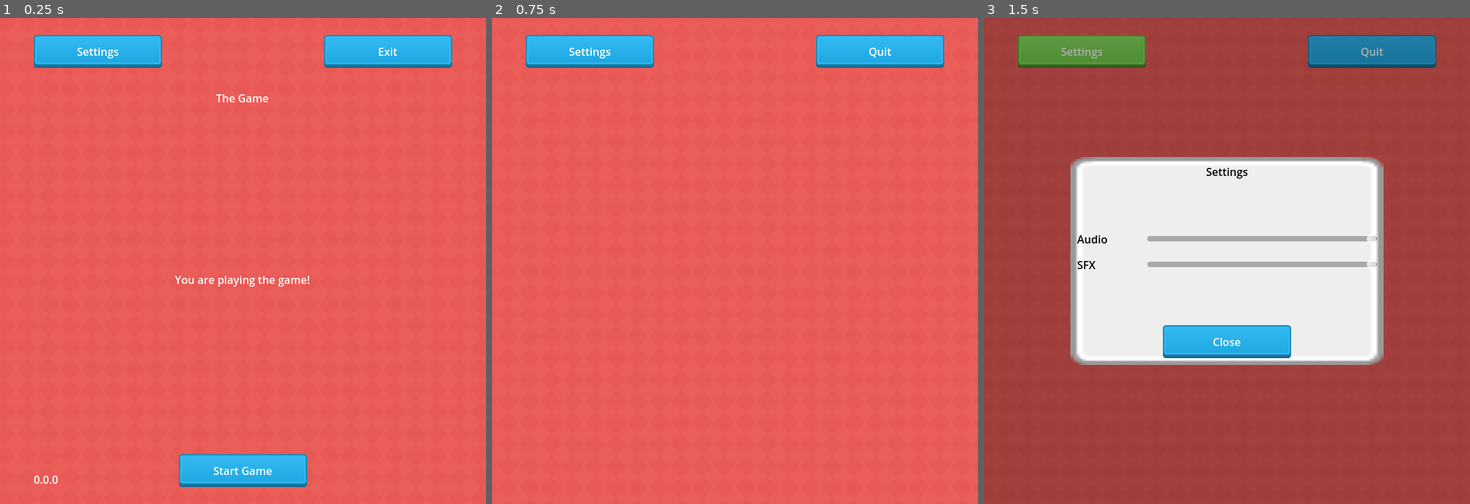
Above: before the commit, frames 1-3 (left to right).
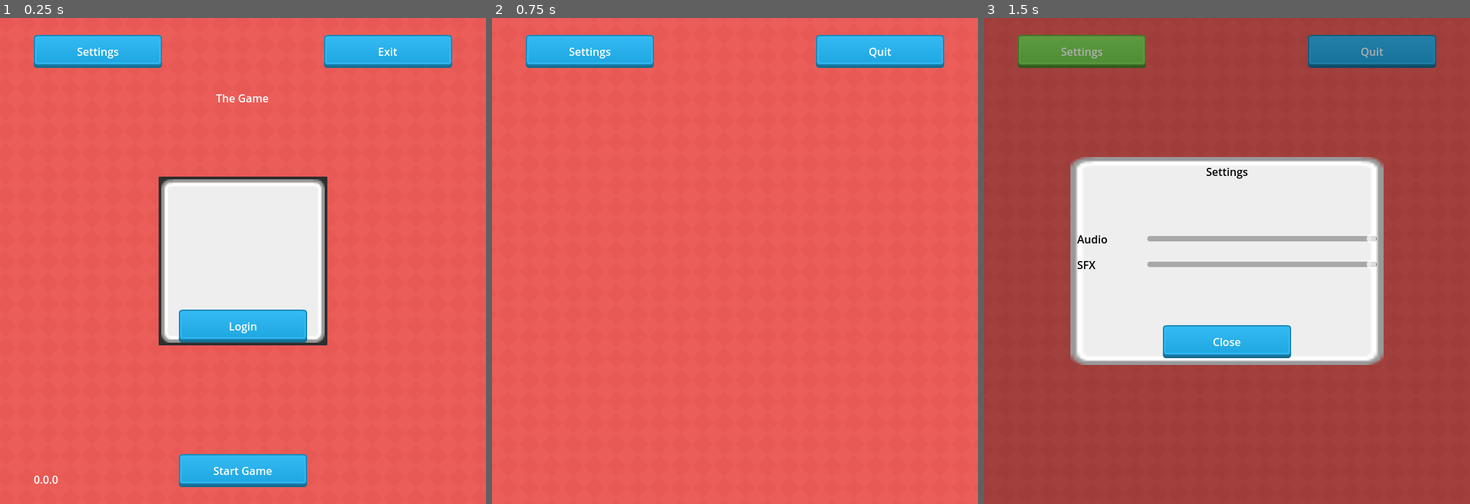
Above: after the commit, the same moments.

Repository: LPGameDevs/Gdko-24-01
Game: Godot game, scene res://Scenes/main.tscn
The game is run twice, just before and just after one commit, with the same random seed, the same clock (stepped at 60 frames per second) and the same inputs.
Inputs:
- Up to frame 1 (0.25 s): no input
- Up to frame 2 (0.75 s): click "Start Game" at 0.5 s
- Up to frame 3 (1.5 s): click "Settings" at 1.25 s

The runs differ from the first frame. In frame 1, 12% of the frame differs, in the area x 32-68%, y 32-68%; in frame 2, nothing differs; in frame 3, nothing differs.
Error after the commit: Invalid access to property or key 'user' on a base object of type 'Nil'. (res://Scripts/HttpRequest.gd:14)

Commit message:
By yanniboi: Experimenting with httprequest.

Diff:
--- a/Scenes/game.tscn
+++ b/Scenes/game.tscn
@@ -1,9 +1,11 @@
-[gd_scene load_steps=5 format=3 uid="uid://ql7461nfguw8"]
+[gd_scene load_steps=7 format=3 uid="uid://ql7461nfguw8"]
 
 [ext_resource type="Script" path="res://Scripts/Scenes/game.gd" id="1_3bnbm"]
 [ext_resource type="Texture2D" uid="uid://bv81p68fj6r04" path="res://Assets/UI/blue_button04.png" id="1_7ypvr"]
 [ext_resource type="Texture2D" uid="uid://jc3pg4pbikyr" path="res://Assets/UI/grey_button04.png" id="2_4yt4d"]
 [ext_resource type="Texture2D" uid="uid://doag8tkhrgyl" path="res://Assets/UI/green_button04.png" id="3_6j4hf"]
+[ext_resource type="Script" path="res://Scripts/LoginPopup.gd" id="5_mellr"]
+[ext_resource type="Texture2D" uid="uid://bpthq1js724kf" path="res://Assets/UI/grey_panel.png" id="5_ns3y6"]
 
 [node name="Game" type="CanvasLayer"]
 script = ExtResource("1_3bnbm")
@@ -59,5 +61,50 @@
 horizontal_alignment = 1
 vertical_alignment = 1
 
+[node name="LoginPopup" type="PopupPanel" parent="."]
+title = "Login"
+initial_position = 1
+size = Vector2i(250, 250)
+visible = true
+script = ExtResource("5_mellr")
+
+[node name="TextureRect" type="TextureRect" parent="LoginPopup"]
+anchors_preset = 15
+anchor_right = 1.0
+anchor_bottom = 1.0
+offset_left = 4.0
+offset_top = 4.0
+offset_right = -4.0
+offset_bottom = -4.0
+grow_horizontal = 2
+grow_vertical = 2
+texture = ExtResource("5_ns3y6")
+
+[node name="HBoxContainer" type="HBoxContainer" parent="LoginPopup/TextureRect"]
+layout_mode = 1
+anchors_preset = 12
+anchor_top = 1.0
+anchor_right = 1.0
+anchor_bottom = 1.0
+offset_top = -49.0
+grow_horizontal = 2
+grow_vertical = 0
+alignment = 1
+
+[node name="TextureButton" type="TextureButton" parent="LoginPopup/TextureRect/HBoxContainer"]
+layout_mode = 2
+texture_normal = ExtResource("1_7ypvr")
+
+[node name="Label" type="Label" parent="LoginPopup/TextureRect/HBoxContainer/TextureButton"]
+layout_mode = 1
+anchors_preset = 15
+anchor_right = 1.0
+anchor_bottom = 1.0
+grow_horizontal = 2
+grow_vertical = 2
+text = "Login"
+horizontal_alignment = 1
+vertical_alignment = 1
+
 [connection signal="pressed" from="MarginContainer/QuitButton" to="." method="_on_quit_button_pressed"]
 [connection signal="pressed" from="MarginContainer/SettingsButton" to="." method="_on_settings_button_pressed"]
--- a/Scenes/main.tscn
+++ b/Scenes/main.tscn
@@ -6,6 +6,7 @@
 [ext_resource type="PackedScene" uid="uid://d34pkeru2e0h6" path="res://Scenes/settings.tscn" id="2_kanj3"]
 [ext_resource type="Material" uid="uid://bt265aflo0dth" path="res://Shaders/scroll_material.tres" id="2_oyhgu"]
 [ext_resource type="PackedScene" uid="uid://ql7461nfguw8" path="res://Scenes/game.tscn" id="3_be6n8"]
+[ext_resource type="Script" path="res://Scripts/HttpRequest.gd" id="7_0j6f5"]
 
 [node name="Main" type="Node"]
 script = ExtResource("1_y02bk")
@@ -39,4 +40,8 @@
 visible = false
 
 [node name="Background" type="AudioStreamPlayer2D" parent="."]
-bus = &"Music"
+
+[node name="HttpRequest" type="Node" parent="."]
+script = ExtResource("7_0j6f5")
+
+[node name="HTTPRequest" type="HTTPRequest" parent="HttpRequest"]
--- /dev/null
+++ b/Scripts/HttpRequest.gd
@@ -0,0 +1,21 @@
+extends Node
+
+func _ready():
+	$HTTPRequest.request_completed.connect(_on_request_completed)
+
+	var token: String = "c2z28grC6DCkEGgx6tG8jnx9Cic1GzV6qrIamItO";
+	$HTTPRequest.request("https://itch.io/api/1/" + token + "/me");
+	print('request made');
+
+func _on_request_completed(result, response_code, headers, body):
+	print('request completed');
+	var json = JSON.parse_string(body.get_string_from_utf8())
+
+	var id = json['user']['id'];
+	print(id);
+
+	var name = json['user']['username'];
+	print(name);
+
+	var avatar = json['user']['cover_url'];
+	print(avatar);
--- /dev/null
+++ b/Scripts/LoginPopup.gd
@@ -0,0 +1,6 @@
+extends PopupPanel
+
+
+# Called when the node enters the scene tree for the first time.
+func _ready():
+	self.show();
Not shown: 1 places in Scenes/main.tscn that only renumber resources
